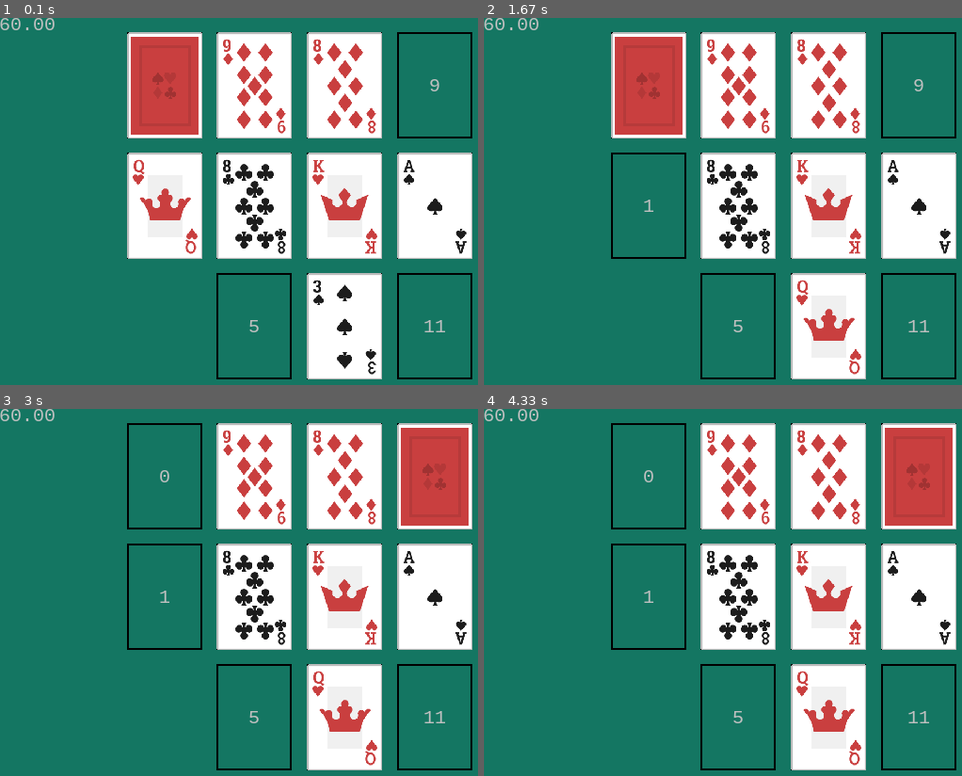
Above: before the commit, frames 1-4 (two rows, left to right).
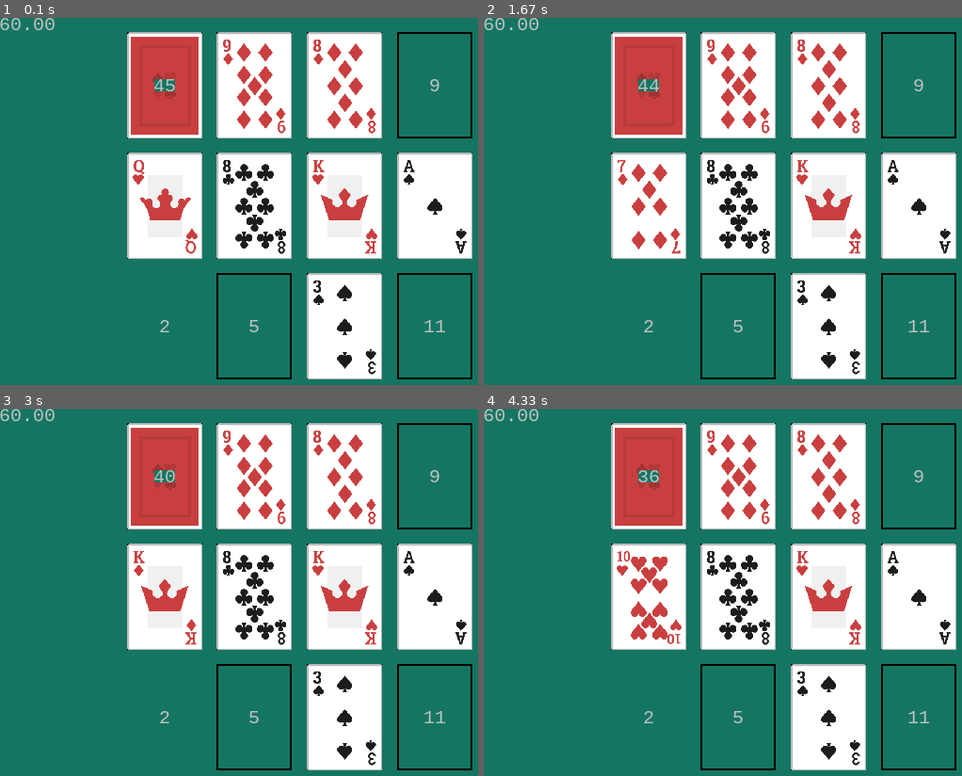
Above: after the commit, the same moments.

Repository: alexetsnyder/OuroborosPython
Game: pygame game, started from Pygame/FourSeasons/game.py
Two runs of this game, one before a commit and one after it. Both use one fixed random seed, a clock stepped at 60 frames per second and the inputs below.
Inputs (mouse positions are in pixels of both pictures, inside the frame that each line leads up to):
- Up to frame 1 (0.1 s): no input
- Up to frame 2 (1.67 s): press the mouse at (641, 208) at 0.37 s; move the mouse to (742, 249) at 0.47 s; release the mouse at (842, 289) at 0.6 s; click (598, 293) at 0.72 s; click (641, 131) at 1.05 s; click (794, 245) at 1.42 s
- Up to frame 3 (3 s): press the mouse at (157, 522) at 1.87 s; move the mouse to (334, 610) at 1.97 s; release the mouse at (outside the picture) at 2.1 s; press the mouse at (157, 522) at 2.2 s; move the mouse to (291, 526) at 2.3 s; release the mouse at (430, 530) at 2.43 s; press the mouse at (157, 522) at 2.53 s; move the mouse to (296, 511) at 2.63 s; release the mouse at (434, 504) at 2.77 s; press the mouse at (157, 522) at 2.87 s; move the mouse to (162, 526) at 2.97 s
- Up to frame 4 (4.33 s): release the mouse at (651, 530) at 3.1 s; press the mouse at (641, 522) at 3.2 s; move the mouse to (622, 629) at 3.3 s; release the mouse at (603, 735) at 3.43 s; press the mouse at (641, 522) at 3.53 s; move the mouse to (656, 574) at 3.63 s; release the mouse at (665, 625) at 3.77 s; press the mouse at (641, 522) at 3.87 s; move the mouse to (809, 603) at 3.97 s; release the mouse at (outside the picture) at 4.1 s; press the mouse at (641, 522) at 4.2 s; move the mouse to (694, 504) at 4.3 s

The runs differ from the first frame. In frame 1, 0.2% of the frame differs, in the area x 32-37%, y 16-86%; in frame 2, 5.6%; in frame 3, 15%; in frame 4, 15%, in the area x 26-99%, y 3-98%.

Commit message:
Tile Game Logic
The tile game logic was added, so the game can mostly be played, with a few minor bug fixes needed, and needs win condition, and needs undo.

Diff:
--- a/Pygame/FourSeasons/config.py
+++ b/Pygame/FourSeasons/config.py
@@ -119,8 +119,8 @@
 	def set_parameters(self, parameters):
 		self.parameters = parameters
 
-	def instance(self, parent):
-		return getattr(parent, self.type)(*self.parameters)
+	def instance(self, parent, *args, **kargs):
+		return getattr(parent, self.type)(*self.parameters, *args, **kargs)
 
 class MathContainer:
 	MATH_OPERATORS = '-+/*'
@@ -232,7 +232,7 @@
 		if self.has_parameters(data_str):
 			para_index = data_str.index('<')
 			parameters = self.convert_tuple(data_str[para_index + 1:])
-		return ObjectContainer(data_str[1:para_index], parameters)
+		return ObjectContainer(data_str[1:para_index].string, parameters)
 
 	def convert_arithmatic(self, data_str):
 		return MathContainer(data_str)
--- a/Pygame/FourSeasons/data_file.txt
+++ b/Pygame/FourSeasons/data_file.txt
@@ -17,11 +17,13 @@
 SUIT_COUNT          = 4
 CARDS_PER_SUIT      = 13
 GRID_ROWS           = 3
+GRID_COLS           = 4
 CARD_TILES          = {
-				        0 : @DeckTile,    1 : @DiscardTile,     2 : @BlankTile,    3 : @FoundationTile,
-                        4 : @TableueTile, 5 : @FoundationTile,  6 : @TableueTile,  7 : @TableueTile,
-                        8 : @TableueTile, 9 : @FoundationTile, 10 : @TableueTile, 11 : @FoundationTile
+					     (0)               : @DeckTile,
+					     (1)               : @DiscardTile,
+					     (2)               : @BlankTile,
+					    '(3, 5, 9, 11)'    : @FoundationTile,
+					    '(4, 6, 7, 8, 10)' : @TableueTile
                       }
-GRID_COLS           = 4
 DEALT_CARDS         = 7
 NEW_DEAL            = [3, 6, 4, 7, 10, 8, 1]
--- a/Pygame/FourSeasons/events.py
+++ b/Pygame/FourSeasons/events.py
@@ -38,7 +38,9 @@
 	CustomEvent.TILE_CLICKED      : 'TILE_CLICKED',
 	CustomEvent.CARD_LAYED        : 'CARD_LAYED',
 	CustomEvent.CARD_MOTION       : 'CARD_MOTION',
-	CustomEvent.NEW_DEAL          : 'NEW_DEAL'
+	CustomEvent.NEW_DEAL          : 'NEW_DEAL',
+	CustomEvent.FIRST_CARD        : 'FIRST_CARD',
+	CustomEvent.DRAW_ONE          : 'DRAW_ONE'
 }
 
 PYGAME_MOUSE_BUTTON_TO_STRING = {
--- a/Pygame/FourSeasons/four_seasons.py
+++ b/Pygame/FourSeasons/four_seasons.py
@@ -1,8 +1,15 @@
 #four_seasons.py
 import go, imp, events
-import pygame, random, time
+import pygame, random, time, sys
 from pygame import freetype
 from structs import *
+
+#ToDo:
+#1) Special cases for A and K.
+#2) Tableue laying logic wrong.
+#3) Objects have a certain background.
+#4) Reshuffle issue with extra cards, and continues decrement.
+#5) Extra number or one less card, and missing cards.
 
 def class_pause_events_decorator(cls):
 	class ClassWrapper (cls):
@@ -48,8 +55,12 @@
 		self.card_front = pygame.image.load('{0}/card{1}{2}.png'.format(Card.SOURCE_FOLDER, self.suit_str, self.card_str)).convert()
 		self.wire_events()
 
+	def __str__(self):
+		return '<{} {}>'.format(self.card_str, self.suit_str)
+
 	def wire_events(self):
 		imp.IMP().add_delegate(events.UserEvent(CustomEvent.CARD_MOTION).create(self.on_card_motion, quell=True))
+		imp.IMP().add_delegate(events.MouseLeftButtonUpEvent().create(self.on_mouse_left_button_up, quell=True))
 
 	@function_pause_events_decorator
 	def on_card_motion(self, event):
@@ -59,6 +70,11 @@
 			self.move(v.v0, v.v1)
 			self.mouse_pos = new_pos
 
+	@function_pause_events_decorator
+	def on_mouse_left_button_up(self, event):
+		if self.is_selected:
+			events.UserEvent(CustomEvent.CARD_LAYED).post(card=self)
+
 	def select(self, mouse_pos):
 		self.is_selected = True
 		self.mouse_pos = mouse_pos
@@ -72,6 +88,9 @@
 	def flip(self):
 		self.is_showing = not self.is_showing
 
+	def show(self):
+		self.is_showing = True
+
 	def equals(self, card):
 		return card.suit == self.suit and card.value == self.value
 
@@ -80,9 +99,6 @@
 
 	def set_size(self, w, h):
 		self.rect.set_size((w - self.mw, h - self.mh))
-
-	def set_tile(self, tile_index):
-		self.tile_index = tile_index
 
 	def set_position(self, x, y, w, h):
 		self.rect.set_position((x + self.mw // 2, y + self.mh // 2))
@@ -114,24 +130,24 @@
 
 	def __init__(self):
 		self.seed = -1
-		self.top_card = -1
 		self.deck = []
 		self.active_cards = []
 		self.create()
 		self.wire_events()
 
 	def wire_events(self):
-		imp.IMP().add_delegate(events.UserEvent(CustomEvent.CARD_TABLE_RESIZE).create(self.on_resize))
-		imp.IMP().add_delegate(events.UserEvent(CustomEvent.CARD_LAYED).create(self.on_card_layed))
 		imp.IMP().add_delegate(events.UserEvent(CustomEvent.TILE_CLICKED).create(self.on_tile_clicked))
 		imp.IMP().add_delegate(events.MouseRightButtonUpEvent().create(self.on_mouse_right_button_up))
 		imp.IMP().add_delegate(events.UserEvent(CustomEvent.NEW_DEAL).create(self.on_new_deal))
-
-	@function_pause_events_decorator
-	def on_resize(self, event):
-		for i in self.active_cards:
-			card = self.deck[i]
-			card.put(event.tiles[card.tile_index])
+		imp.IMP().add_delegate(events.UserEvent(CustomEvent.DRAW_ONE).create(self.on_draw_one))
+
+	@function_pause_events_decorator
+	def on_draw_one(self, event):
+		if len(self.active_cards) <= Deck.SUIT_COUNT * Deck.CARD_COUNT:
+			next_index = len(self.active_cards)
+			self.active_cards.append(next_index)
+			next_card = self.deck[next_index]
+			event.discard_tile.lay(next_card)
 
 	@function_pause_events_decorator
 	def on_new_deal(self, event):
@@ -155,24 +171,6 @@
 				card.select(event.pos)
 				break
 
-	@function_pause_events_decorator
-	def on_card_layed(self, event):
-		selected_card = None
-		for i in self.active_cards:
-			if self.deck[i].is_selected:
-				selected_card = self.deck[i]
-				break
-		if not selected_card == None:
-			max_area = 0
-			selected_tile = event.tiles[selected_card.tile_index]
-			for i, tile in [(i, event.tiles[i]) for i in range(len(event.tiles)) if not i == BlankTile.INDEX]:
-				if selected_card.rect.is_intersecting(tile.rect):
-					area = selected_card.rect.intersecting(tile.rect).get_area()
-					if area > max_area:
-						max_area = area
-						selected_tile = tile
-			selected_card.put(selected_tile)
-
 	def create(self):
 		for suit in range(Deck.SUIT_COUNT):
 			for i in range(1, Deck.CARD_COUNT + 1):
@@ -187,35 +185,28 @@
 		self.print_seed()
 		random.shuffle(self.deck)
 
-	def deal(self, tiles):
-		for i in self.active_cards:
-			card = self.deck[i]
-			card.put(tiles[card.tile_index])
-
 	def new_deal(self, tiles):
 		self.reset()
 		self.shuffle()
-		self.draw_card(self.deck[0], FoundationTile.INDEXES[0])
+		deck_tile = tiles[DeckTile.INDEX]
+		deck_tile.reset()
+		self.draw_card(self.deck[0], tiles[FoundationTile.INDEXES[0]], deck_tile)
+		events.UserEvent(CustomEvent.FIRST_CARD).post(card=self.deck[0])
 		for i in range(1, Deck.DEALT_CARDS - 1):
-			self.draw_card(self.deck[i], TableueTile.INDEXES[i - 1])
-		self.draw_card(self.deck[Deck.DEALT_CARDS - 1], DiscardTile.INDEX)
-		self.top_card = Deck.DEALT_CARDS
+			self.draw_card(self.deck[i], tiles[TableueTile.INDEXES[i - 1]], deck_tile)
+		self.draw_card(self.deck[Deck.DEALT_CARDS - 1], tiles[DiscardTile.INDEX], deck_tile)
 		self.active_cards += [i for i in range(Deck.DEALT_CARDS + 1)]
-		self.deal(tiles)
 		return self
 
-	def draw_card(self, card, tile_index, is_showing=True):
-		card.set_tile(tile_index)
-		card.is_showing = is_showing
+	def draw_card(self, card, tile, deck_tile):
+		tile.lay(card)
+		deck_tile.decrement()
 
 	def reset(self):
 		self.active_cards.clear()
 		for card in self.deck:
-			card.set_tile(DeckTile.INDEX)
+			card.tile_index = -1
 			card.is_showing = False
-
-	def top(self):
-		return self.deck[self.top_card]
 
 	def print_seed(self):
 		print('Seed: {0}'.format(self.seed))
@@ -228,15 +219,19 @@
 		for i in self.active_cards:
 			self.deck[i].draw(surface)
 
+@class_pause_events_decorator
 class CardTile:
-	def __init__(self, left_top, size, index, border=2):
+	def __init__(self, left_top, size, index, is_visible=True, border=2):
 		self.cards = []
 		self.index = index
 		self.border = border
 		self._set_size(size)
 		self._set_position(left_top)
-		self.rect = go.Rect(self.left_top, self.size, True, Color.BLACK, self.border)
+		self.rect = go.Rect(self.left_top, self.size, is_visible, Color.BLACK, self.border)
 		self.text = go.RenderText(str(self.index)).center_on(self.center)
+
+	def __str__(self):
+		return 'i : {} -> [{}]'.format(self.index, ','.join([str(card) for card in self.cards]))
 
 	def _set_size(self, size):
 		self.w, self.h = self.size = size
@@ -263,81 +258,172 @@
 	def can_lay(self, card):
 		return False
 
+	def pop(self):
+		return self.cards.pop()
+
 	def lay(self, card):
 		self.cards.append(card)
 		card.put(self)
+		card.show()
 
 	def update(self):
 		self.rect.update()
 
 	def draw(self, surface):
 		self.rect.draw(surface)
-		self.text.draw(surface)
-
+		if imp.IMP().debug:
+			self.text.draw(surface)
+
+@class_pause_events_decorator
 class DeckTile (CardTile):
 	INDEX = 0
 
+	def __init__(self, *args, **kargs):
+		super().__init__(*args, **kargs)
+		self.card_back = pygame.image.load('{0}/{1}'.format(Card.SOURCE_FOLDER, Card.CARD_BACK_IMAGE_FILE)).convert()
+		self.deck_count = 52
+		self.remaining_text = go.RenderText('{}'.format(self.deck_count)).center_on(self.center)
+		self.wire_events()
+
+	def wire_events(self):
+		imp.IMP().add_delegate(events.UserEvent(CustomEvent.DRAW_ONE).create(self.on_draw_one))
+
+	@function_pause_events_decorator
+	def on_draw_one(self, event):
+		self.decrement()
+
+	def set_position(self, left_top):
+		super().set_position(left_top)
+		self.remaining_text.center_on(self.center)
+
+	def update_text(self):
+		self.remaining_text.set_text('{}'.format(self.deck_count))
+
+	def reset(self):
+		self.deck_count = 52
+		self.update_text()
+
+	def decrement(self):
+		if self.deck_count > 0:
+			self.deck_count -= 1
+			self.update_text()
+
+	def draw(self, surface):
+		super().draw(surface)
+		surface.blit(pygame.transform.scale(self.card_back, (int(self.w), int(self.h))), (int(self.left), int(self.top)))
+		self.remaining_text.draw(surface)
+
 class DiscardTile (CardTile):
 	INDEX = 1
 
 class BlankTile (CardTile):
 	INDEX = 2
 
+	def __init__(self, *args, **kargs):
+		super().__init__(*args, is_visible=False, **kargs)
+
 class TableueTile (CardTile):
 	INDEXES = [6, 4, 7, 10, 8]
-	def __init__(self, tile_index):
-		self.tile_index = tile_index
 
 	def can_lay(self, card):
 		if any(self.cards):
 			prv_card = self.cards[-1]
-			if not card.suit == prv_card.suit or  not card.value + 1 == prv_card.value:
+			if not card.value + 1 == prv_card.value and not (card.value == 13 and prv_card.value == 1):
 				return False
 		return True
 
 class FoundationTile (CardTile):
 	INDEXES = [3, 5, 9, 11]
-	def __init__(self, tile_index):
-		self.tile_index = tile_index
+	def __init__(self, *args, **kargs):
+		super().__init__(*args, **kargs)
 		self.first_card = None
+		self.wire_events()
+
+	def wire_events(self):
+		imp.IMP().add_delegate(events.UserEvent(CustomEvent.FIRST_CARD).create(self.on_first_card))
+
+	@function_pause_events_decorator
+	def on_first_card(self, event):
+		self.first_card = event.card
 
 	def can_lay(self, card):
 		if any(self.cards):
 			prv_card = self.cards[-1]
-			if card.suit == prv_card.suit and card.value - 1 == prv_card.value:
+			if card.suit == prv_card.suit and card.value - 1 == prv_card.value or card.value == 1 and prv_card.value == 13:
 				return True
-		elif self.first_card.equals(card):
+		elif self.first_card.value == card.value:
 			return True
 		return False
 
 	def complete(self):
 		return len(self.cards) == Deck.CARD_COUNT
 
+@class_pause_events_decorator
 class CardTiles:
-	ROWS       = 3
-	COLS       = 4
-	SIZE_RATIO = 2.5 / 3.5
-
 	def __init__(self, left_top, table_size, margins):
+		self.rows = imp.IMP().config.try_get('GRID_ROWS', 0)
+		self.cols = imp.IMP().config.try_get('GRID_COLS', 0)
+		self.card_size_ratio = imp.IMP().config.try_get('CARD_SIZE_RATIO', 0.0).solution
+		self.tile_info = {}
 		self.card_tiles = []
+		self.parse_tiles()
 		self.mw, self.mh = margins
 		self.card_width, self.card_height = (0, 0)
 		self.fill(*left_top, *table_size)
-
-	def find_all(self, filter=(lambda x : True)):
-		return [tile for i, tile in enumerate(self.card_tiles) if filter(i)]
-
-	def find(self, index):
-		return self.card_tiles[index]
+		self.wire_events()
+
+	def wire_events(self):
+		imp.IMP().add_delegate(events.MouseLeftButtonDownEvent().create(self.on_mouse_left_button_down))
+		imp.IMP().add_delegate(events.UserEvent(CustomEvent.CARD_LAYED).create(self.on_card_layed))
+
+	@function_pause_events_decorator
+	def on_mouse_left_button_down(self, event):
+		for tile in self.find_all(lambda x : not x == BlankTile.INDEX and not x == DeckTile.INDEX):
+			if tile.is_within(event.pos):
+				events.UserEvent(CustomEvent.TILE_CLICKED).post(tile=tile, pos=event.pos)
+				break
+		else:
+			deck_tile = self.card_tiles[DeckTile.INDEX]
+			if deck_tile.is_within(event.pos):
+				events.UserEvent(CustomEvent.DRAW_ONE).post(discard_tile=self.card_tiles[DiscardTile.INDEX])
+
+	@function_pause_events_decorator
+	def on_card_layed(self, event):
+		selected_card = event.card
+		if not selected_card == None:
+			max_area = 0
+			original_tile = selected_tile = self.card_tiles[selected_card.tile_index]
+			for tile in self.find_all(lambda x : not x == BlankTile.INDEX):
+				if selected_card.rect.is_intersecting(tile.rect):
+					area = selected_card.rect.intersecting(tile.rect).get_area()
+					if area > max_area:
+						max_area = area
+						selected_tile = tile
+			original_tile.pop()
+			print(selected_tile)
+			if selected_tile.can_lay(selected_card):
+				selected_tile.lay(selected_card)
+			else:
+				original_tile.lay(selected_card)
+
+	@function_pause_events_decorator
+	def on_resize(self, event):
+		pass
+
+	def parse_tiles(self):
+		tile_dict = imp.IMP().config.try_get('CARD_TILES', {})
+		for tup, tile in tile_dict.items():
+			for i in tup:
+				self.tile_info[i] = tile
 
 	def assay(self, half_w, half_h):
 		self.card_height = 2 * (half_h - 2 * self.mh) / 3
-		temp_cw = self.card_height * CardTiles.SIZE_RATIO
+		temp_cw = self.card_height * self.card_size_ratio
 		min_width = (2 * half_w - 5 * self.mw) / 4
 		total_width = 4 * temp_cw + 5 * self.mw
 		while  total_width > (2 * half_w) and not total_width <= min_width:
 			self.card_height -= 10
-			temp_cw = self.card_height * CardTable.SIZE_RATIO
+			temp_cw = self.card_height * self.card_size_ratio
 			total_width = 4 * temp_cw + 5 * self.mw
 		self.card_width = temp_cw
 		self.card_size = (self.card_width, self.card_height)
@@ -345,8 +431,8 @@
 	def recenter(self, w, h):
 		extra_w = (w - (4 * self.card_width  + 5 * self.mw)) // 2
 		extra_h = (h - (3 * self.card_height + 4 * self.mh)) // 2
-		for i in range(CardTiles.COLS):
-			for j in range(CardTiles.ROWS):
+		for i in range(self.cols):
+			for j in range(self.rows):
 				card_tile = self.card_tiles[4 * j + i]
 				x, y = card_tile.left_top
 				card_tile.set_position((x + extra_w, y + extra_h))
@@ -354,11 +440,13 @@
 	def fill(self, left, top, w, h):
 		self.assay(w // 2, h // 2)
 		tile_index = 0
-		for i in range(CardTiles.COLS):
-			for j in range(CardTiles.ROWS):
+		for i in range(self.cols):
+			for j in range(self.rows):
 				cx = left + i * (self.card_width + self.mw)
 				cy = top + j * (self.card_height + self.mh)
-				self.card_tiles.append(CardTile((cx, cy), self.card_size, tile_index))
+				tile = self.tile_info[tile_index]
+				module = sys.modules[__name__]
+				self.card_tiles.append(tile.instance(module, (cx, cy), self.card_size, tile_index))
 				tile_index += 1
 		self.recenter(w, h)
 
@@ -366,14 +454,24 @@
 		self.card_tiles.clear()
 		self.fill(*left_top, *new_size)
 
+	def find(self, index):
+		return self.card_tiles[index]
+
+	def find_all(self, filter=(lambda x : True)):
+		return [tile for i, tile in enumerate(self.card_tiles) if filter(i)]
+
 	def update(self):
 		for tile in self.card_tiles:
 			tile.update()
 
+	def draw(self, surface):
+		for tile in self.card_tiles:
+			tile.draw(surface)
+
 @class_pause_events_decorator
 class CardTable:
 	def __init__(self, position, size):
-		self.mw, self.mh = (15, 15)
+		self.mw, self.mh = imp.IMP().config.try_get('CARD_TABLE_MARGINS', (0, 0))
 		self.set_size(size)
 		self.set_position(position)
 		self.card_tiles = CardTiles(self.left_top, self.size, (self.mw, self.mh))
@@ -386,9 +484,10 @@
 
 	def set_position(self, position):
 		x, y = position
-		self.x, self.y = self.origin = (x + self.w // 2, y + self.h // 2)
-		self.left, self.right = self.mw + self.x - self.half_w, self.x + self.half_w - self.mw
-		self.top, self.bottom = self.mh + self.y - self.half_h, self.y + self.half_h - self.mh
+		self.origin = position
+		self.x, self.y = self.center = (x + self.half_w, y +  self.half_h)
+		self.left, self.right = self.mw + x, x + self.w - self.mw
+		self.top, self.bottom = self.mh + y, y + self.h - self.mh
 		self.left_top = (self.left, self.top)
 		self.right_top = (self.right, self.top)
 		self.left_bottom = (self.left, self.bottom)
@@ -396,32 +495,19 @@
 
 	def wire_events(self):
 		imp.IMP().add_delegate(events.WindowResizeEvent().create(self.on_resize))
-		imp.IMP().add_delegate(events.MouseLeftButtonDownEvent().create(self.on_mouse_left_button_down))
-		imp.IMP().add_delegate(events.MouseLeftButtonUpEvent().create(self.on_mouse_left_button_up))
 		imp.IMP().add_delegate(events.MouseMotion().create(self.on_mouse_motion, quell=True))
 		imp.IMP().add_delegate(events.KeyDownEvent(pygame.K_r).create(self.on_new_deal))
 
 	@function_pause_events_decorator
 	def on_resize(self, event):
 		self.set_size((event.w, event.h))
-		self.set_position((0, 0))
+		self.set_position(self.origin)
 		self.card_tiles.refill(self.left_top, self.size)
 		events.UserEvent(CustomEvent.CARD_TABLE_RESIZE).post(tiles=self.card_tiles.find_all())
 
 	@function_pause_events_decorator
 	def on_new_deal(self, event):
 		events.UserEvent(CustomEvent.NEW_DEAL).post(tiles=self.card_tiles.find_all())
-
-	@function_pause_events_decorator
-	def on_mouse_left_button_down(self, event):
-		for tile in self.card_tiles.find_all():
-			if tile.is_within(event.pos):
-				events.UserEvent(CustomEvent.TILE_CLICKED).post(pos=event.pos, tile=tile)
-				break
-
-	@function_pause_events_decorator
-	def on_mouse_left_button_up(self, event):
-		events.UserEvent(CustomEvent.CARD_LAYED).post(tiles=self.card_tiles.find_all())
 
 	@function_pause_events_decorator
 	def on_mouse_motion(self, event):
@@ -432,8 +518,7 @@
 		self.deck.update()
 
 	def draw(self, surface):
-		for tile in self.card_tiles.find_all(lambda x : not x == BlankTile.INDEX):
-			tile.draw(surface)
+		self.card_tiles.draw(surface)
 		self.deck.draw(surface)
 
 if __name__=='__main__':
--- a/Pygame/FourSeasons/game.py
+++ b/Pygame/FourSeasons/game.py
@@ -19,6 +19,9 @@
 	def set_size(self, size):
 		self.w, self.h = self.size = size
 
+	def set_title(self, title):
+		pygame.display.set_caption(title)
+
 	def fill(self, color=Color.BLACK):
 		self.surface.fill(color)
 
@@ -32,17 +35,22 @@
 		self.previous = None
 		self.is_paused = False
 		self.SEC_PER_FRAME = 1 / 60
+		self.title = imp.IMP().config.try_get('GAME_NAME', 'Default Name')
 		self.card_table = fs.CardTable((0, 0), imp.IMP().screen.size)
 		self.frame_rate_func = lambda n : '{:.2f}'.format(n)
 		self.frame_rate_text = go.RenderText(self.frame_rate_func(0.00))
 		self.pause_text = go.RenderText('Paused', False, (0, 0), go.FontInfo(60, Color.BLUE))
 		self.pause_text.center_on(tuple(x // 2 for x in imp.IMP().screen.size))
 		self.wire_events()
+		self.set_title()
 
 	def wire_events(self):
 		imp.IMP().add_delegate(events.QuitEvent().create(self.on_quit))
 		imp.IMP().add_delegate(events.WindowResizeEvent().create(self.on_resize))
 		imp.IMP().add_delegate(events.KeyDownEvent(pygame.K_ESCAPE).create(self.on_pause))
+
+	def set_title(self):
+		imp.IMP().screen.set_title(self.title)
 
 	def start(self):
 		self.is_paused = False
--- a/Pygame/FourSeasons/go.py
+++ b/Pygame/FourSeasons/go.py
@@ -41,10 +41,12 @@
 		self.set_size(size)
 		self.set_color(color)
 		self.set_position(left_top)
-		self.is_visible = is_visible
+		self.set_visibility(is_visible)
 
 	def set_size(self, size):
 		self.w, self.h = self.size = size
+		self.surface = pygame.Surface(self.size)
+		self.clear(Color.TEAL_FELT)
 
 	def set_position(self, left_top):
 		self.left, self.top = self.left_top = left_top
@@ -64,6 +66,10 @@
 		self.color = color
 
 	def set_visibility(self, is_visible):
+		if not is_visible:
+			self.surface.set_alpha(0)
+		else:
+			self.surface.set_alpha(255)
 		self.is_visible = is_visible
 
 	def get_area(self):
@@ -71,12 +77,6 @@
 
 	def get_size(self):
 		return self.size
-
-	def get_color(self):
-		if self.is_visible:
-			return self.color
-		else:
-			return Color.TRANSPARENT
 
 	def is_within(self, position):
 		x1, y1 = position
@@ -103,12 +103,17 @@
 	def update(self):
 		pass
 
+	def clear(self, color):
+		self.surface.fill(color)
+
 	def draw_at(self, surface, position):
 		x, y = position
-		pygame.draw.rect(surface, self.get_color(), pygame.Rect((int(x), int(y)), (int(self.w), int(self.h))), self.width)
+		surface.blit(self.surface, (int(x), int(y)))
+		self.clear(Color.TEAL_FELT)
 
 	def draw(self, surface):
-		pygame.draw.rect(surface, self.get_color(), pygame.Rect((int(self.left), int(self.top)), (int(self.w), int(self.h))), self.width)
+		surface.blit(self.surface, pygame.Rect((int(self.left), int(self.top)), (int(self.w), int(self.h))))
+		self.clear(Color.TEAL_FELT)
 
 class FontInfo:
 	def __init__(self, font_size=20, font_color=Color.SILVER, font_name='lucidaconsole'):
@@ -126,9 +131,6 @@
 	def create_font(self):
 		return freetype.SysFont(self.font_info.font_name, self.font_info.font_size)
 
-	def set_position(self, left_top):
-		super().set_position(left_top)
-
 	def set_text(self, text_str):
 		self.text_str = text_str
 		super().set_size(self.get_size())
@@ -143,13 +145,22 @@
 	def get_font_size(self):
 		return self.font_info.font_size
 
-	def draw_at(self, surface, center):
-		x, y = center
-		self.font.render_to(surface, (int(self.left), int(self.top)), self.text_str, self.get_color())
+	def draw_at(self, surface, position):
+		self.font.render_to(self.surface, (0, 0), self.text_str, self.color)
+		super().draw_at(surface, position)
 
 	def draw(self, surface):
-		self.font.render_to(surface, (int(self.left), int(self.top)), self.text_str, self.get_color())
+		self.font.render_to(self.surface, (0, 0), self.text_str, self.color)
+		super().draw(surface)
 
 class Rect (GeometryObject):
 	def __init__(self, top_left, size, is_visible=True, color=Color.SILVER, width=0):
 		super().__init__(top_left, size, color, width, is_visible)
+
+	def draw_at(self, surface, position):
+		pygame.draw.rect(self.surface, self.color, pygame.Rect((0, 0), (int(self.w), int(self.h))), self.width)
+		super().draw_at(surface, position)
+
+	def draw(self, surface):
+		pygame.draw.rect(self.surface, self.color, pygame.Rect((0, 0), (int(self.w), int(self.h))), self.width)
+		super().draw(surface)
--- a/Pygame/FourSeasons/structs.py
+++ b/Pygame/FourSeasons/structs.py
@@ -26,9 +26,12 @@
 class CustomEvent:
 	CARD_TABLE_RESIZE = 0
 	TILE_CLICKED      = 1
-	CARD_LAYED        = 2
-	CARD_MOTION       = 3
-	NEW_DEAL          = 4
+	CARD_CLICKED      = 2
+	CARD_LAYED        = 3
+	CARD_MOTION       = 4
+	NEW_DEAL          = 5
+	FIRST_CARD        = 6
+	DRAW_ONE          = 7
 
 class Suits:
 	DIAMONDS = 0
